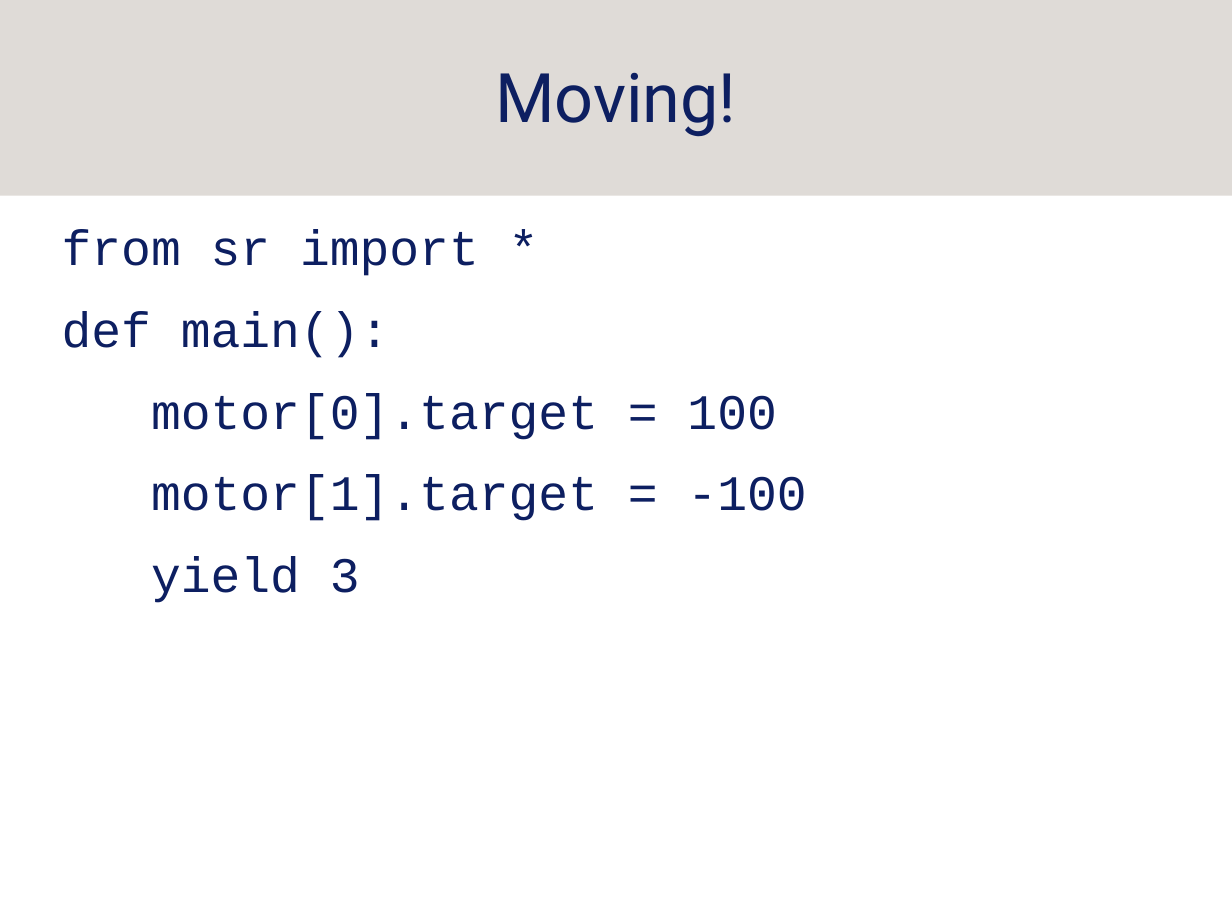
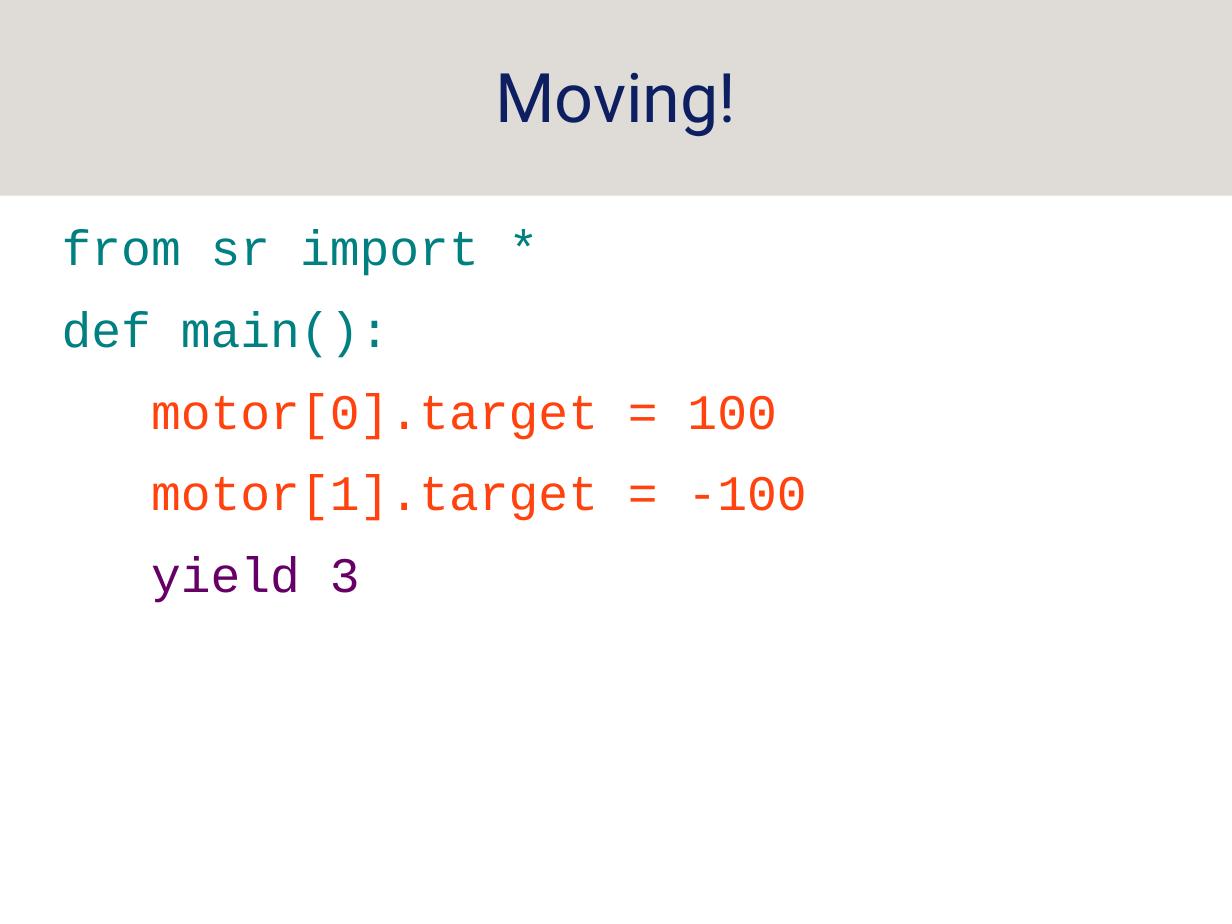
Before and after one commit to srobo-legacy/kickstart-presentations, a slide deck: slide 21 of programming.odp (slide 22 before the commit). Drawn at 1232x924 pixels with LibreOffice and Linux fonts; fonts in the diff are those of the drawing; background and template pictures are left out. Boxes give left, top, right and bottom in pixels: in the first picture for what was removed or moved away, otherwise in the second. Text is boxed around its words. In the diff, an @@ line names an element or a change of style, - is before the commit and + after.

Commit message:
colour code slides that have python on them
done so that I can explain what each bit of python does without having to focus
too much on the actual code

```diff
--- a/programming.odp
+++ b/programming.odp
@@ text "from sr import *" at <box>62,230,806,603</box>: text colour #0D1F61 to #008080 in "from sr import *", "def main():"; text colour #0D1F61 to #FF420E in "motor[0].target = 100", "motor[1].target = -100"; text colour #0D1F61 to #660066 in "yield 3" @@
```
Also in this commit, not shown: 2 other slides changed, 1 slide removed.
